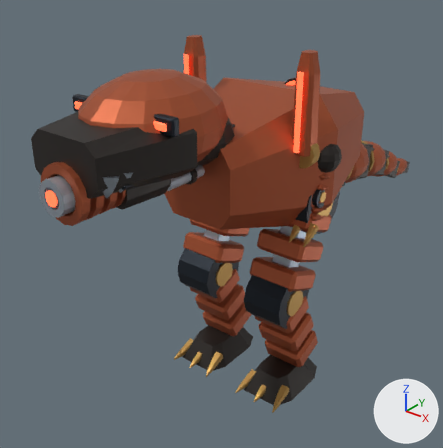
The glTF model public/assets/models/reference/m02.glb, before and after one commit.
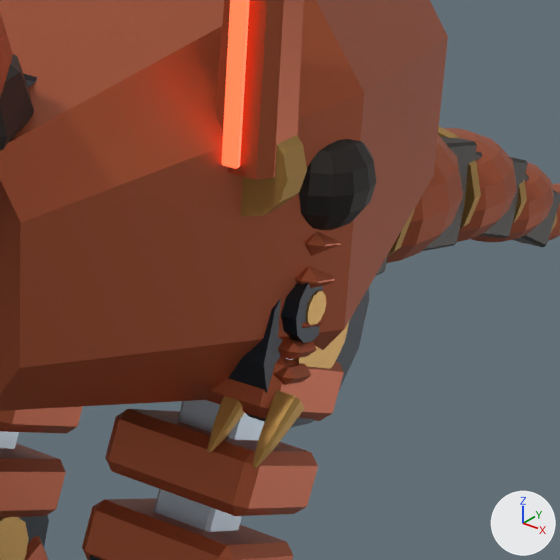
There are two pictures of each version: one whole from a 50 mm camera at (3.78, -5.56, 5.17) aimed at (-0.62, -0.05, 1.75), one close up on the part from 51% to 90% of the width and 22% to 62% of the height. The lights are fixed; the arrows at lower right show +X, +Y and +Z. The first two pictures are the older version. Both versions are drawn at frame 13 of the action 'light'; the numbers are the values there.

The scene before the commit, as lines of its bpy script (objects in view):
```python
me_export_chest_armor = bpy.data.meshes.new('Export_chest_armor')
me_export_chest_armor.from_pydata(...)  # 24 vertices, 44 faces; spans x -0.88..0.88, y -1.25..1.25, z -0.75..0.75
me_export_chest_armor.materials.append(mat_armor)  # brown #b15a38
ob_elbow_l = bpy.data.objects.new('elbow_l', None)
ob_elbow_l.parent = ob_shoulder_l
ob_elbow_l.location = (0.0, -0.1, -0.42)
ob_export_chest_armor = bpy.data.objects.new('Export_chest_armor', me_export_chest_armor)
ob_export_chest_armor.parent = ob_chest
ob_export_chest_armor.location = (0.0, 0.0, 0.0)
ob_shoulder_l = bpy.data.objects.new('shoulder_l', None)
ob_shoulder_l.parent = ob_chest
ob_shoulder_l.location = (0.75, -0.05, 0.12)
# also in view: 'Export_hip_r_armor' at (-0.51, -0.21, 1.89); 'Export_hip_l_armor' at (0.51, -0.21, 1.89); 'Export_hip_l_brass' at (0.51, 0.0, 2.4); 'Export_chest_shade' at (0.0, -1.2, 3.32); 'Export_hip_l_dark' at (0.51, 0.0, 2.4)
```
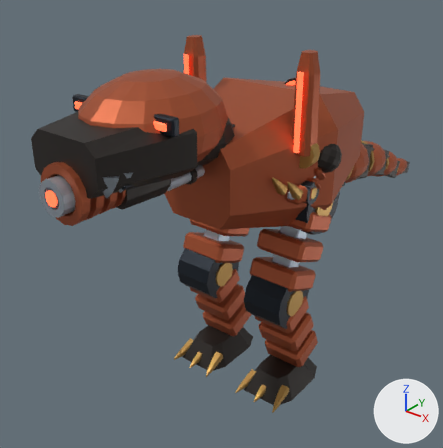
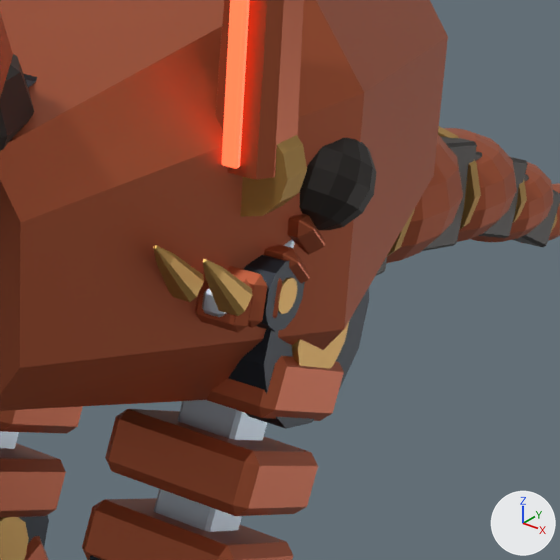
ob_shoulder_l is not drawn itself; it is the parent of ob_elbow_l, ob_export_shoulder_l_armor, ob_export_shoulder_l_brass, ob_export_shoulder_l_dark, ob_export_shoulder_l_shade, ob_export_shoulder_l_steel.
ob_elbow_l is not drawn itself; it is the parent of ob_export_elbow_l_armor, ob_export_elbow_l_brass, ob_export_elbow_l_dark, ob_export_elbow_l_steel, ob_wrist_l.

Boxes [x1, y1, x2, y2] around the edits, measured in the close-ups (560 x 560 px):
'Export_wrist_l_brass', turned
    before: [207, 390, 305, 468]
    after: [153, 245, 253, 316]
'Export_shoulder_l_shade', turned
    before: [299, 139, 376, 230]
    after: [299, 138, 377, 230]
'Export_elbow_l_armor', turned
    before: [273, 320, 322, 385]
    after: [195, 266, 282, 333]
'Export_elbow_l_dark', turned
    before: [281, 283, 323, 343]
    after: [244, 255, 305, 332]
'Export_shoulder_l_armor', turned
    before: [295, 232, 341, 288]
    after: [264, 214, 325, 283]
'Export_elbow_l_brass', turned
    before: [306, 291, 326, 326]
    after: [277, 277, 298, 314]
'Export_elbow_l_steel', turned (not visible before)
    after: [202, 288, 227, 317]
'Export_shoulder_l_steel', turned (not visible before)
    after: [283, 239, 294, 249]

What the commit changed:
Object 'shoulder_l' (ob_shoulder_l) turns from (0, 0, 0) to (-31, 0, 0) degrees about x, y and z.
Object 'elbow_l' (ob_elbow_l) turns from (0, 0, 0) to (-53, 0, 0) degrees about x, y and z.
